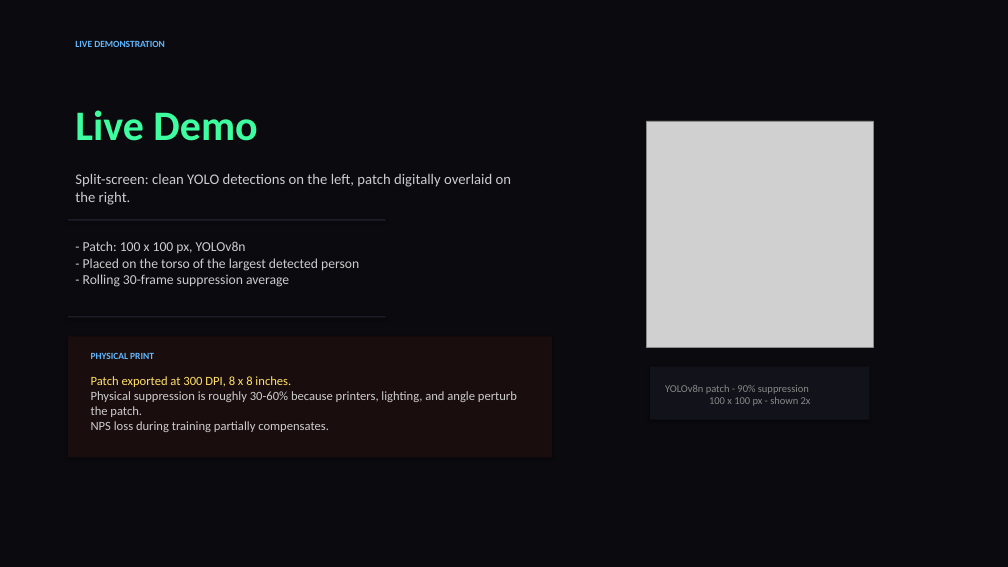
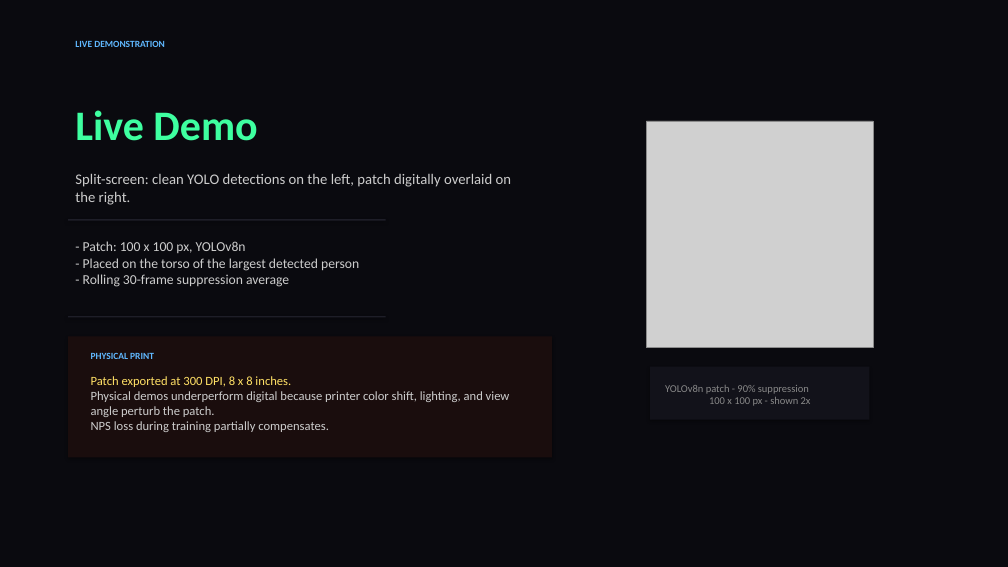
Before and after one commit to Cmaddock99/Patch_Yolo, a slide deck: slide 9 of presentation.pptx. Drawn at 1008x567 pixels with LibreOffice and Linux fonts; fonts in the diff are those of the drawing; grey boxes stand for pictures. Boxes give left, top, right and bottom in pixels: in the first picture for what was removed or moved away, otherwise in the second. Text is boxed around its words. In the diff, an @@ line names an element or a change of style, - is before the commit and + after.

```diff
--- a/presentation.pptx
+++ b/presentation.pptx
@@ text at [91,391,510,417]: text changed @@
-Physical suppression is roughly 30-60% because printers, lighting, and angle perturb the patch.
+Physical demos underperform digital because printer color shift, lighting, and view angle perturb the patch.
```
Also in this commit, not shown: 7 other slides changed, 5 other files.
